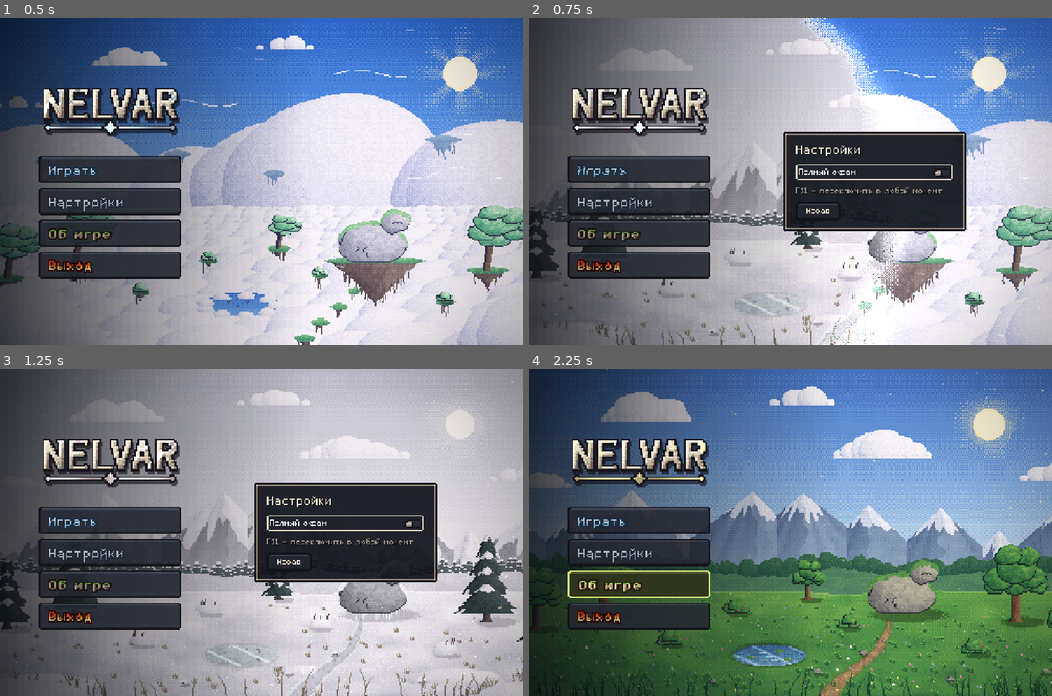
Above: before the commit, frames 1-4 (two rows, left to right).
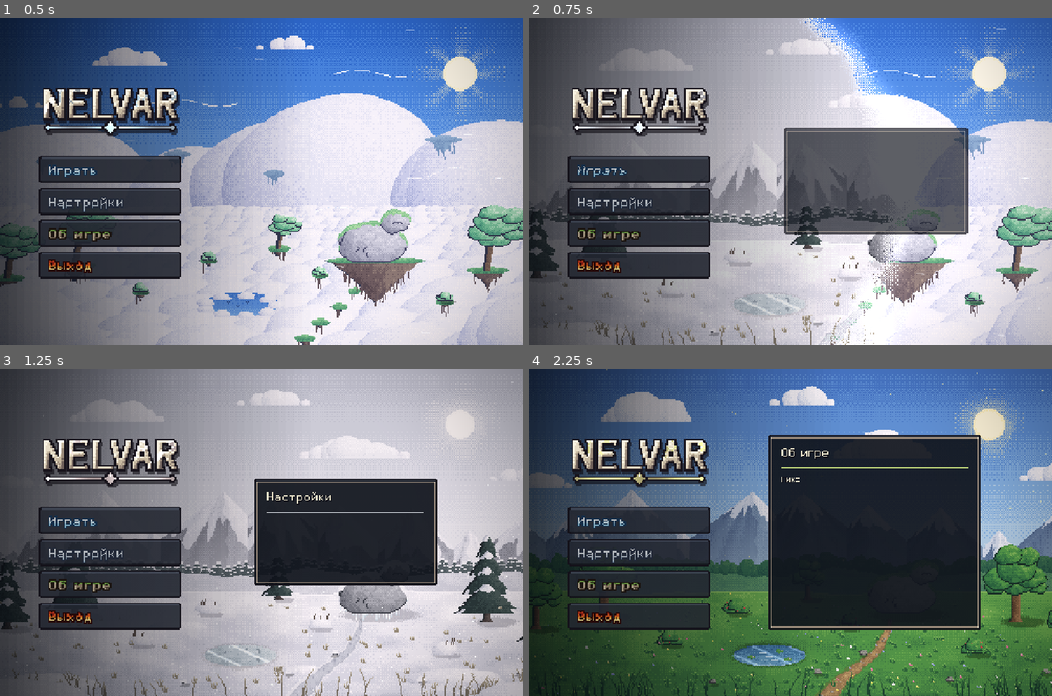
Above: after the commit, the same moments.

Repository: JLichiNus/Nelvar
Game: Godot game, scene res://scenes/main_menu.tscn
The game is run twice, just before and just after one commit, with the same random seed, the same clock (stepped at 60 frames per second) and the same inputs.
Inputs (mouse positions are in pixels of both pictures, inside the frame that each line leads up to):
- Up to frame 1 (0.5 s): no input
- Up to frame 2 (0.75 s): click "Настройки" at 0.5 s
- Up to frame 3 (1.25 s): no input
- Up to frame 4 (2.25 s): click "Об игре" at 1.25 s; click (800, 607) at 2 s, where only the run before the commit has a clickable "Назад"

Frame 1 is identical in both runs. In frame 2, 11% of the frame differs, in the area x 48-84%, y 33-67%; in frame 3, 1.7%; in frame 4, 25%, in the area x 7-87%, y 20-80%.

Commit message:
updated settings

Diff:
--- a/scenes/main_menu.tscn
+++ b/scenes/main_menu.tscn
@@ -11,6 +11,7 @@
 [ext_resource type="Texture2D" path="res://assets/textures/menu/logo_accent.png" id="9"]
 [ext_resource type="Shader" path="res://ui/main_menu/logo_shine.gdshader" id="10"]
 [ext_resource type="Shader" path="res://ui/main_menu/logo_glow.gdshader" id="11"]
+[ext_resource type="Script" path="res://ui/main_menu/menu_panel.gd" id="12"]
 
 [sub_resource type="ShaderMaterial" id="ShaderMaterial_bg"]
 shader = ExtResource("2")
@@ -158,11 +159,13 @@
 size_flags_horizontal = 3
 mouse_filter = 2
 
-[node name="SettingsPanel" type="PanelContainer" parent="Margin/Layout/Panels"]
+[node name="SettingsPanel" type="PanelContainer" parent="Margin/Layout/Panels" node_paths=PackedStringArray("back_button")]
 unique_name_in_owner = true
 visible = false
 custom_minimum_size = Vector2(450, 0)
 layout_mode = 2
+script = ExtResource("12")
+back_button = NodePath("Rows/SettingsBack")
 
 [node name="Rows" type="VBoxContainer" parent="Margin/Layout/Panels/SettingsPanel"]
 layout_mode = 2
@@ -173,6 +176,19 @@
 theme_override_font_sizes/font_size = 33
 text = "Настройки"
 
+[node name="Rule" type="Control" parent="Margin/Layout/Panels/SettingsPanel/Rows"]
+custom_minimum_size = Vector2(0, 3)
+layout_mode = 2
+mouse_filter = 2
+
+[node name="Line" type="ColorRect" parent="Margin/Layout/Panels/SettingsPanel/Rows/Rule"]
+layout_mode = 1
+anchors_preset = -1
+anchor_left = 0.5
+anchor_right = 0.5
+anchor_bottom = 1.0
+mouse_filter = 2
+
 [node name="Fullscreen" type="CheckButton" parent="Margin/Layout/Panels/SettingsPanel/Rows"]
 unique_name_in_owner = true
 layout_mode = 2
@@ -192,11 +208,14 @@
 theme_override_font_sizes/font_size = 22
 text = "Назад"
 
-[node name="AboutPanel" type="PanelContainer" parent="Margin/Layout/Panels"]
+[node name="AboutPanel" type="PanelContainer" parent="Margin/Layout/Panels" node_paths=PackedStringArray("typed_text", "back_button")]
 unique_name_in_owner = true
 visible = false
 custom_minimum_size = Vector2(522, 0)
 layout_mode = 2
+script = ExtResource("12")
+typed_text = NodePath("Rows/Body")
+back_button = NodePath("Rows/AboutBack")
 
 [node name="Rows" type="VBoxContainer" parent="Margin/Layout/Panels/AboutPanel"]
 layout_mode = 2
@@ -206,6 +225,19 @@
 layout_mode = 2
 theme_override_font_sizes/font_size = 33
 text = "Об игре"
+
+[node name="Rule" type="Control" parent="Margin/Layout/Panels/AboutPanel/Rows"]
+custom_minimum_size = Vector2(0, 3)
+layout_mode = 2
+mouse_filter = 2
+
+[node name="Line" type="ColorRect" parent="Margin/Layout/Panels/AboutPanel/Rows/Rule"]
+layout_mode = 1
+anchors_preset = -1
+anchor_left = 0.5
+anchor_right = 0.5
+anchor_bottom = 1.0
+mouse_filter = 2
 
 [node name="Body" type="Label" parent="Margin/Layout/Panels/AboutPanel/Rows"]
 custom_minimum_size = Vector2(456, 0)
--- a/ui/main_menu/elements/air.tres
+++ b/ui/main_menu/elements/air.tres
@@ -1,9 +1,10 @@
-[gd_resource type="Resource" script_class="NelvarMenuElement" load_steps=7 format=3]
+[gd_resource type="Resource" script_class="NelvarMenuElement" load_steps=8 format=3]
 
 [ext_resource type="Script" path="res://ui/main_menu/menu_element.gd" id="1"]
 [ext_resource type="Texture2D" path="res://assets/textures/menu/bg_air.png" id="2"]
 [ext_resource type="Texture2D" path="res://assets/textures/menu/bg_air_fx.png" id="3"]
 [ext_resource type="FontFile" path="res://assets/fonts/nelvar_air.fnt" id="4"]
+[ext_resource type="Texture2D" path="res://assets/textures/ui/cursor_air.png" id="6"]
 [ext_resource type="Shader" path="res://ui/main_menu/wind_text.gdshader" id="5"]
 
 [sub_resource type="ShaderMaterial" id="ShaderMaterial_wind"]
@@ -18,6 +19,7 @@
 glow_color = Color(1, 1, 1, 1)
 accent = Color(0.64, 0.9, 1, 1)
 font = ExtResource("4")
+cursor = ExtResource("6")
 text_material = SubResource("ShaderMaterial_wind")
 breath_points = PackedVector3Array(0.6917, 0.67, 0.11, 0.8875, 0.6, 0.08, 0.4625, 0.874, 0.07, 0.529, 0.64, 0.04)
 particle_color = Color(1, 1, 1, 0.6)
--- a/ui/main_menu/elements/earth.tres
+++ b/ui/main_menu/elements/earth.tres
@@ -1,9 +1,10 @@
-[gd_resource type="Resource" script_class="NelvarMenuElement" load_steps=5 format=3]
+[gd_resource type="Resource" script_class="NelvarMenuElement" load_steps=6 format=3]
 
 [ext_resource type="Script" path="res://ui/main_menu/menu_element.gd" id="1"]
 [ext_resource type="Texture2D" path="res://assets/textures/menu/bg_earth.png" id="2"]
 [ext_resource type="Texture2D" path="res://assets/textures/menu/bg_earth_fx.png" id="3"]
 [ext_resource type="FontFile" path="res://assets/fonts/nelvar_earth.fnt" id="4"]
+[ext_resource type="Texture2D" path="res://assets/textures/ui/cursor_earth.png" id="6"]
 
 [resource]
 script = ExtResource("1")
@@ -14,6 +15,7 @@
 glow_color = Color(1, 0.9, 0.5, 1)
 accent = Color(0.79, 0.88, 0.5, 1)
 font = ExtResource("4")
+cursor = ExtResource("6")
 breath_points = PackedVector3Array(0.6917, 0.67, 0.11, 0.8875, 0.6, 0.08, 0.4625, 0.874, 0.07, 0.529, 0.64, 0.04)
 particle_color = Color(0.98, 0.93, 0.64, 0.65)
 particle_size = Vector2i(1, 1)
--- a/ui/main_menu/elements/fire.tres
+++ b/ui/main_menu/elements/fire.tres
@@ -1,9 +1,10 @@
-[gd_resource type="Resource" script_class="NelvarMenuElement" load_steps=5 format=3]
+[gd_resource type="Resource" script_class="NelvarMenuElement" load_steps=6 format=3]
 
 [ext_resource type="Script" path="res://ui/main_menu/menu_element.gd" id="1"]
 [ext_resource type="Texture2D" path="res://assets/textures/menu/bg_fire.png" id="2"]
 [ext_resource type="Texture2D" path="res://assets/textures/menu/bg_fire_fx.png" id="3"]
 [ext_resource type="FontFile" path="res://assets/fonts/nelvar_fire.fnt" id="4"]
+[ext_resource type="Texture2D" path="res://assets/textures/ui/cursor_fire.png" id="6"]
 
 [resource]
 script = ExtResource("1")
@@ -14,6 +15,7 @@
 glow_color = Color(1, 0.55, 0.18, 1)
 accent = Color(1, 0.62, 0.3, 1)
 font = ExtResource("4")
+cursor = ExtResource("6")
 breath_points = PackedVector3Array(0.6917, 0.67, 0.11, 0.8875, 0.6, 0.08, 0.4625, 0.874, 0.07, 0.529, 0.64, 0.04)
 particle_color = Color(1, 0.62, 0.25, 0.9)
 particle_size = Vector2i(1, 2)
--- a/ui/main_menu/elements/ice.tres
+++ b/ui/main_menu/elements/ice.tres
@@ -1,9 +1,10 @@
-[gd_resource type="Resource" script_class="NelvarMenuElement" load_steps=5 format=3]
+[gd_resource type="Resource" script_class="NelvarMenuElement" load_steps=6 format=3]
 
 [ext_resource type="Script" path="res://ui/main_menu/menu_element.gd" id="1"]
 [ext_resource type="Texture2D" path="res://assets/textures/menu/bg_ice.png" id="2"]
 [ext_resource type="Texture2D" path="res://assets/textures/menu/bg_ice_fx.png" id="3"]
 [ext_resource type="FontFile" path="res://assets/fonts/nelvar_ice.fnt" id="4"]
+[ext_resource type="Texture2D" path="res://assets/textures/ui/cursor_ice.png" id="6"]
 
 [resource]
 script = ExtResource("1")
@@ -14,6 +15,7 @@
 glow_color = Color(1, 1, 1, 1)
 accent = Color(0.93, 0.95, 0.97, 1)
 font = ExtResource("4")
+cursor = ExtResource("6")
 breath_points = PackedVector3Array(0.6917, 0.67, 0.11, 0.8875, 0.6, 0.08, 0.4625, 0.874, 0.07, 0.529, 0.64, 0.04)
 particle_color = Color(1, 1, 1, 0.9)
 particle_size = Vector2i(1, 1)
--- a/ui/main_menu/main_menu.gd
+++ b/ui/main_menu/main_menu.gd
@@ -11,7 +11,8 @@
 ## The pixel logo is drawn at this integer scale.
 const LOGO_SCALE := 4
 const PARTICLE_AMOUNT := 90
-const CURSOR := preload("res://assets/textures/ui/cursor.png")
+## Tip of the element cursors (tools/gen_ui.py): art pixel (1, 1) at 2x.
+const CURSOR_HOTSPOT := Vector2(2, 2)
 const IDLE_TEXT := Color(0.78, 0.78, 0.78)
 ## Text inset from the button's left edge; the highlighted text slides one art
 ## pixel further (the theme's button frames are drawn at 3x).
@@ -47,7 +48,7 @@
 var _particle_textures: Dictionary = {}
 var _texel := 1.0
 var _wind := 0.0
-var _open_panel: Control
+var _open_panel: NelvarMenuPanel
 var _panel_owner: Button
 
 @onready var background: TextureRect = $Background
@@ -58,8 +59,8 @@
 @onready var settings_button: Button = %Settings
 @onready var about_button: Button = %About
 @onready var quit_button: Button = %Quit
-@onready var settings_panel: PanelContainer = %SettingsPanel
-@onready var about_panel: PanelContainer = %AboutPanel
+@onready var settings_panel: NelvarMenuPanel = %SettingsPanel
+@onready var about_panel: NelvarMenuPanel = %AboutPanel
 @onready var fullscreen_check: CheckButton = %Fullscreen
 @onready var settings_back: Button = %SettingsBack
 @onready var about_back: Button = %AboutBack
@@ -75,7 +76,6 @@
 		quit_button: quit_element,
 	}
 	_mutate_launch()
-	Input.set_custom_mouse_cursor(CURSOR)
 	# The theme's dark pixel frames; the highlight is tinted per reality.
 	_idle_style = play_button.get_theme_stylebox("normal")
 	var base_hover := play_button.get_theme_stylebox("hover") as StyleBoxTexture
@@ -109,6 +109,8 @@
 
 	settings_panel.hide()
 	about_panel.hide()
+	settings_panel.accent = settings_element.accent
+	about_panel.accent = about_element.accent
 
 	resized.connect(_layout_particles)
 	_layout_particles()
@@ -153,6 +155,7 @@
 	_set_to(element)
 	_material.set_shader_parameter("progress", 0.0)
 	logo_glow.modulate = element.accent
+	_set_cursor(element)
 	for other: NelvarMenuElement in _particles:
 		_particles[other].modulate.a = 1.0 if other == element else 0.0
 
@@ -214,6 +217,7 @@
 
 
 func _show_labels_and_particles(element: NelvarMenuElement) -> void:
+	_set_cursor(element)
 	if _accent_tween != null:
 		_accent_tween.kill()
 	_accent_tween = create_tween()
@@ -224,6 +228,11 @@
 	for other: NelvarMenuElement in _particles:
 		var target := 1.0 if other == element else 0.0
 		_particle_tween.tween_property(_particles[other], "modulate:a", target, PARTICLE_FADE)
+
+
+## The cursor changes together with the reality behind the menu.
+func _set_cursor(element: NelvarMenuElement) -> void:
+	Input.set_custom_mouse_cursor(element.cursor, Input.CURSOR_ARROW, CURSOR_HOTSPOT)
 
 
 ## Converts a point on screen to background texture UV (the background is drawn "cover").
@@ -384,19 +393,19 @@
 
 # --- Panels ------------------------------------------------------------------
 
-func _open(panel: Control, owner_button: Button, first_focus: Control) -> void:
+func _open(panel: NelvarMenuPanel, owner_button: Button, first_focus: Control) -> void:
 	if _open_panel != null and _open_panel != panel:
-		_open_panel.hide()
+		_open_panel.close_now()
 	_open_panel = panel
 	_panel_owner = owner_button
-	panel.show()
+	panel.play_open()
 	first_focus.grab_focus.call_deferred()
 
 
 func _close_panel() -> void:
 	if _open_panel == null:
 		return
-	_open_panel.hide()
+	_open_panel.play_close()
 	_open_panel = null
 	if _panel_owner != null:
 		_panel_owner.grab_focus()
--- a/ui/main_menu/menu_element.gd
+++ b/ui/main_menu/menu_element.gd
@@ -18,6 +18,8 @@
 @export var font: Font
 ## Optional material for the button text only (air: wind_text.gdshader).
 @export var text_material: Material
+## Mouse cursor while this reality is shown; its tip is at CURSOR_HOTSPOT.
+@export var cursor: Texture2D
 ## Living spots of the landscape: x, y in texture UV, z = radius in UV.y units.
 ## Tuned for tools/gen_menu_backgrounds.py: statue, right tree, pond, far tree.
 @export var breath_points: PackedVector3Array
--- /dev/null
+++ b/ui/main_menu/menu_panel.gd
@@ -0,0 +1,196 @@
+class_name NelvarMenuPanel
+extends PanelContainer
+## Animated menu panel ("Настройки", "Об игре"): slides in along the pixel grid,
+## fades in its header, draws its rule from the center, then reveals the content
+## one item after another. An optional `typed_text` label is typed out with pauses
+## after punctuation (a click or Enter reveals it at once). The back button shows
+## up last, when everything else is on screen.
+##
+## Expected layout: Rows (VBoxContainer) with Header, Rule (Control) > Line
+## (ColorRect), then any content.
+
+## Slide distance and step; movement snaps to whole art pixels (UI is drawn at 3x).
+const SLIDE := 30.0
+const ART_PIXEL := 3.0
+const OPEN_TIME := 0.25
+const CLOSE_TIME := 0.15
+const ITEM_DELAY := 0.08
+const ITEM_FADE := 0.18
+const CHAR_DELAY := 0.01
+const PAUSES := {".": 0.22, "!": 0.22, "?": 0.22, ",": 0.08, "—": 0.1}
+
+## Rule color: the accent of the reality this panel belongs to.
+@export var accent := Color.WHITE:
+	set(value):
+		accent = value
+		if is_node_ready():
+			rule_line.color = value
+## Optional label typed out letter by letter.
+@export var typed_text: Label
+## Shown (and clickable) only once the rest of the panel is revealed.
+@export var back_button: Button
+
+var _run := 0
+var _tween: Tween
+var _rule_tween: Tween
+var _typing := false
+var _type_wait := 0.0
+var _type_index := 0
+var _type_total := 0
+## Printable characters only (spaces and newlines are not counted by the label).
+var _printable := ""
+
+@onready var rows: VBoxContainer = $Rows
+@onready var header: Label = $Rows/Header
+## The rule is a line inside a plain Control: containers reset their children's
+## scale, so the line is grown by its offsets instead.
+@onready var rule: Control = $Rows/Rule
+@onready var rule_line: ColorRect = $Rows/Rule/Line
+
+
+func _ready() -> void:
+	rule_line.color = accent
+	if typed_text != null:
+		# Lay out the full text up front so lines don't jump while it is typed.
+		typed_text.visible_characters_behavior = TextServer.VC_CHARS_AFTER_SHAPING
+		_printable = typed_text.text.replace(" ", "").replace("\n", "")
+
+
+func _process(delta: float) -> void:
+	if not _typing:
+		return
+	_type_wait -= delta
+	while _typing and _type_wait <= 0.0:
+		_type_index += 1
+		typed_text.visible_characters = _type_index
+		if _type_index >= _type_total:
+			_finish_typing()
+			return
+		var typed := _printable[_type_index - 1] if _type_index <= _printable.length() else ""
+		_type_wait += CHAR_DELAY + PAUSES.get(typed, 0.0)
+
+
+func _input(event: InputEvent) -> void:
+	if not _typing or not is_visible_in_tree():
+		return
+	if event is InputEventMouseButton and event.pressed:
+		_finish_typing()
+	elif event.is_action_pressed("ui_accept"):
+		_finish_typing()
+		get_viewport().set_input_as_handled()
+
+
+func play_open() -> void:
+	_run += 1
+	var run := _run
+	_stop()
+	show()
+	modulate.a = 0.0
+	header.modulate.a = 0.0
+	_set_rule_width(0.0)
+	for item in _items():
+		item.modulate.a = 0.0
+	if typed_text != null:
+		typed_text.visible_characters = 0
+	if back_button != null:
+		back_button.modulate.a = 0.0
+		back_button.mouse_filter = Control.MOUSE_FILTER_IGNORE
+	# Let the container place the panel before sliding it in.
+	await get_tree().process_frame
+	if run != _run:
+		return
+	var target := position
+	_tween = create_tween()
+	_tween.tween_method(_slide.bind(target), SLIDE, 0.0, OPEN_TIME) \
+		.set_trans(Tween.TRANS_QUAD).set_ease(Tween.EASE_OUT)
+	_tween.parallel().tween_property(self, "modulate:a", 1.0, OPEN_TIME)
+	_tween.tween_property(header, "modulate:a", 1.0, 0.15)
+	_tween.tween_method(_set_rule_width, 0.0, 1.0, 0.3) \
+		.set_trans(Tween.TRANS_CUBIC).set_ease(Tween.EASE_OUT)
+	_tween.tween_callback(_pulse_rule)
+	# Content items one after another.
+	var items := _items()
+	for i in items.size():
+		var fade := _tween.parallel() if i > 0 else _tween
+		fade.tween_property(items[i], "modulate:a", 1.0, ITEM_FADE).set_delay(i * ITEM_DELAY)
+	_tween.tween_callback(_start_typing)
+
+
+func play_close() -> void:
+	_run += 1
+	_stop()
+	var start := position
+	_tween = create_tween()
+	_tween.tween_method(_slide.bind(start), 0.0, SLIDE * 0.6, CLOSE_TIME) \
+		.set_trans(Tween.TRANS_QUAD).set_ease(Tween.EASE_IN)
+	_tween.parallel().tween_property(self, "modulate:a", 0.0, CLOSE_TIME)
+	_tween.tween_callback(hide)
+
+
+## Hide at once (another panel is opening in its place).
+func close_now() -> void:
+	_run += 1
+	_stop()
+	hide()
+
+
+## Content revealed one by one: everything after the rule except the back button.
+func _items() -> Array[Control]:
+	var items: Array[Control] = []
+	var after_rule := false
+	for child in rows.get_children():
+		if child == rule:
+			after_rule = true
+		elif after_rule and child != back_button and child is Control:
+			items.append(child)
+	return items
+
+
+func _start_typing() -> void:
+	if typed_text == null:
+		_show_back()
+		return
+	_type_total = typed_text.get_total_character_count()
+	_type_index = 0
+	_type_wait = CHAR_DELAY
+	_typing = true
+
+
+func _finish_typing() -> void:
+	_typing = false
+	typed_text.visible_characters = -1
+	_show_back()
+
+
+func _show_back() -> void:
+	if back_button == null:
+		return
+	back_button.mouse_filter = Control.MOUSE_FILTER_STOP
+	var tween := create_tween()
+	tween.tween_property(back_button, "modulate:a", 1.0, 0.2)
+
+
+## The rule slowly breathes once it is drawn.
+func _pulse_rule() -> void:
+	_rule_tween = create_tween().set_loops()
+	_rule_tween.tween_property(rule_line, "modulate:a", 0.5, 1.2).set_trans(Tween.TRANS_SINE)
+	_rule_tween.tween_property(rule_line, "modulate:a", 1.0, 1.2).set_trans(Tween.TRANS_SINE)
+
+
+## Grows the rule from its center; `amount` 0..1, snapped to whole art pixels.
+func _set_rule_width(amount: float) -> void:
+	var half := roundf(rule.size.x * amount / 2.0 / ART_PIXEL) * ART_PIXEL
+	rule_line.offset_left = -half
+	rule_line.offset_right = half
+
+
+func _slide(offset: float, origin: Vector2) -> void:
+	position.x = origin.x + roundf(offset / ART_PIXEL) * ART_PIXEL
+
+
+func _stop() -> void:
+	_typing = false
+	for tween in [_tween, _rule_tween]:
+		if tween != null:
+			tween.kill()
+	rule_line.modulate.a = 1.0
Binary file removed: assets/textures/ui/cursor.png
Binary file added: assets/textures/ui/cursor_air.png
Not shown, added: assets/textures/ui/cursor_air.png.import
Binary file added: assets/textures/ui/cursor_earth.png
Not shown, added: assets/textures/ui/cursor_earth.png.import
Binary file added: assets/textures/ui/cursor_fire.png
Not shown, added: assets/textures/ui/cursor_fire.png.import
Binary file added: assets/textures/ui/cursor_ice.png
Not shown, changed: assets/textures/ui/cursor_ice.png.import
Not shown: 1 places in scenes/main_menu.tscn that only renumber resources
Not shown, added: ui/main_menu/menu_panel.gd.uid
